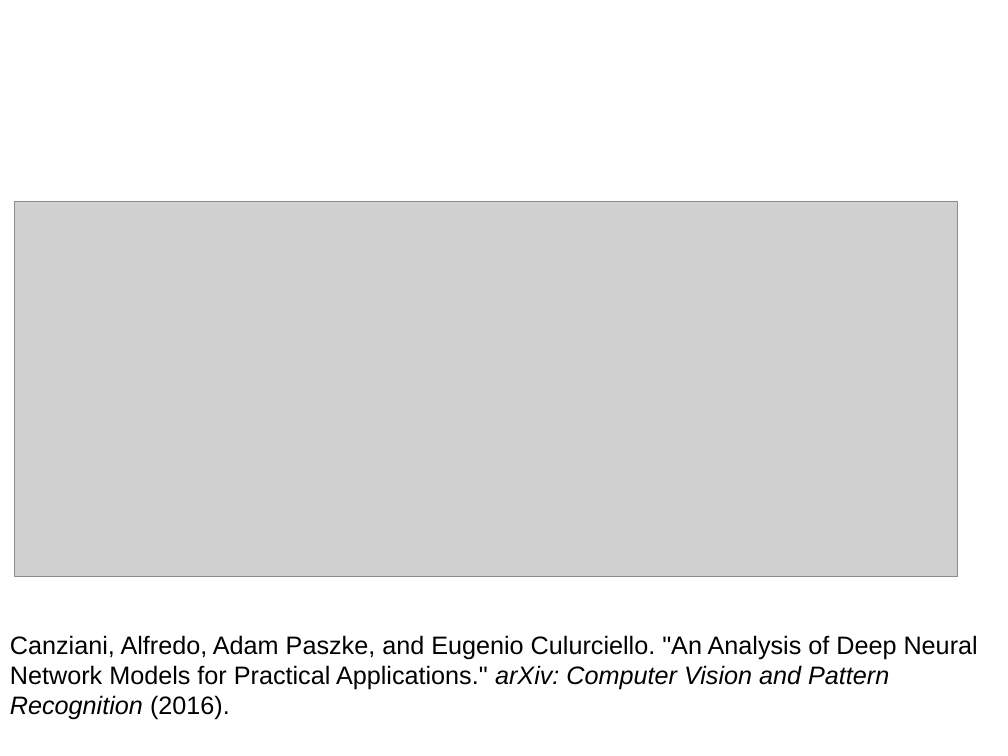
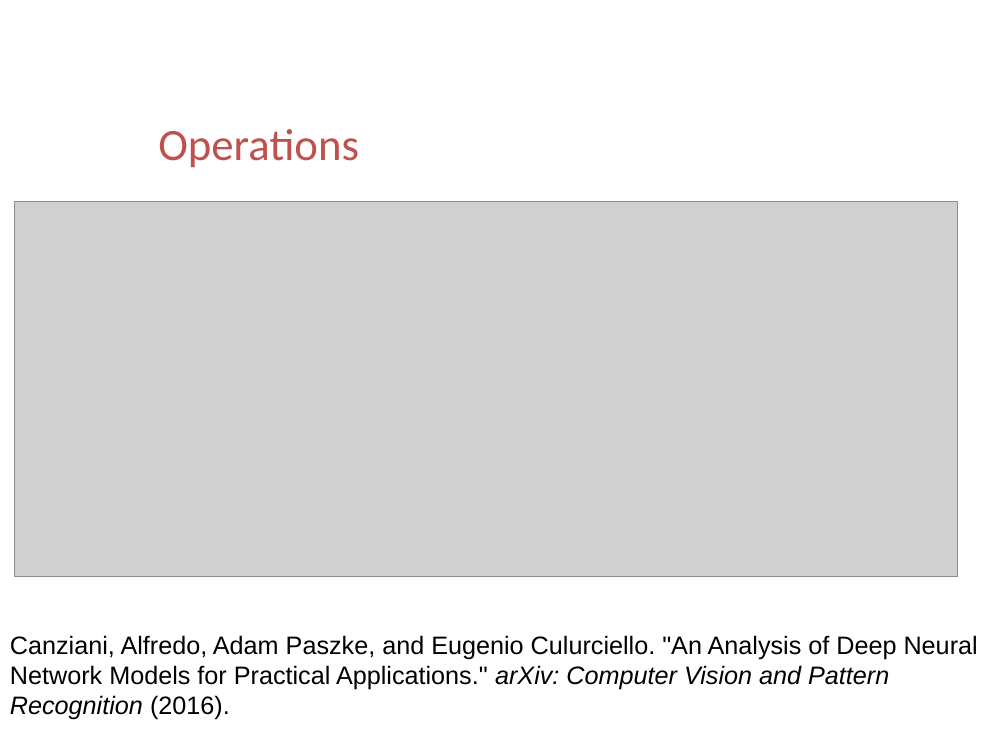
Before and after one commit to ttomchy/CV_2Project, a slide deck: slide 34 of presentation.pptx (slide 35 before the commit). Drawn at 1008x756 pixels with LibreOffice and Linux fonts; fonts in the diff are those of the drawing; grey boxes stand for pictures; background and template pictures are left out. Boxes give left, top, right and bottom in pixels: in the first picture for what was removed or moved away, otherwise in the second. Text is boxed around its words. In the diff, an @@ line names an element or a change of style, - is before the commit and + after.

```diff
--- a/presentation.pptx
+++ b/presentation.pptx
@@ text added at [158,129,359,167], 32 pt, text #C0504D @@
+Operations
```
Also in this commit, not shown: 5 other slides changed, 1 slide removed.
